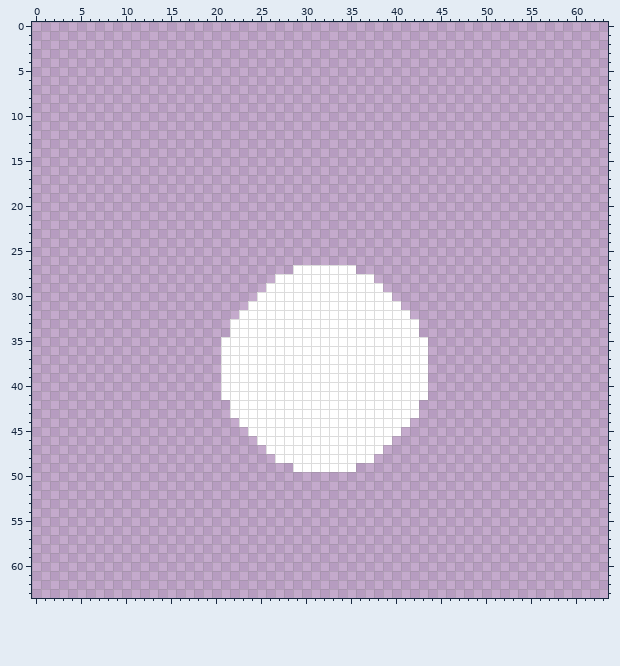
Pixel-art file: aseprite_source/tube.aseprite. The picture above was drawn from the file before the commit.
64x64 pixels, 1 frame.
New version:
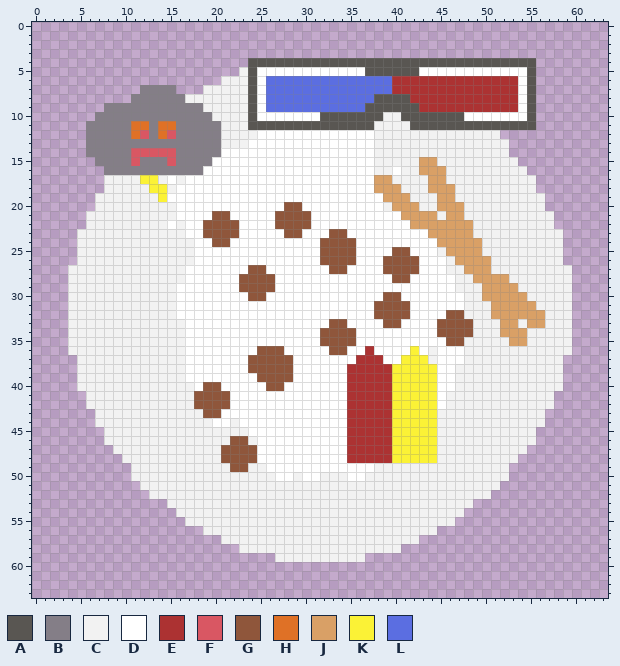
Palette (. is transparent): A #595652  B #847e87  C #f2f2f2  D #ffffff  E #ac3232  F #d95763  G #8f563b  H #df7126  J #d9a066  K #fbf236  L #5b6ee1
Commit message: add review score login. Have tubes react to shops that they pass
Difference:
layer "tube" now shown
layer "cat0" now shown
layer "cat1" now shown
layer "cat2" now shown
layer "dirt" now shown
layer "chopstick" now shown
layer "burger" now shown
layer "3D glasses" now shown
layer "anger" added
@@ x 0..63 @@
  3 ................................................................
- 4 ................................................................
- 5 ................................................................
- 6 ................................................................
- 7 ................................................................
- 8 ................................................................
- 9 ................................................................
-10 ................................................................
-11 ................................................................
-12 ................................................................
-13 ................................................................
-14 ................................................................
-15 ................................................................
-16 ................................................................
-17 ................................................................
-18 ................................................................
-19 ................................................................
-20 ................................................................
-21 ................................................................
-22 ................................................................
-23 ................................................................
-24 ................................................................
-25 ................................................................
-26 ................................................................
-27 .............................DDDDDDD............................
-28 ...........................DDDDDDDDDDD..........................
-29 ..........................DDDDDDDDDDDDD.........................
-30 .........................DDDDDDDDDDDDDDD........................
-31 ........................DDDDDDDDDDDDDDDDD.......................
-32 .......................DDDDDDDDDDDDDDDDDDD......................
-33 ......................DDDDDDDDDDDDDDDDDDDDD.....................
-34 ......................DDDDDDDDDDDDDDDDDDDDD.....................
-35 .....................DDDDDDDDDDDDDDDDDDDDDDD....................
-36 .....................DDDDDDDDDDDDDDDDDDDDDDD....................
-37 .....................DDDDDDDDDDDDDDDDDDDDDDD....................
-38 .....................DDDDDDDDDDDDDDDDDDDDDDD....................
-39 .....................DDDDDDDDDDDDDDDDDDDDDDD....................
-40 .....................DDDDDDDDDDDDDDDDDDDDDDD....................
-41 .....................DDDDDDDDDDDDDDDDDDDDDDD....................
-42 ......................DDDDDDDDDDDDDDDDDDDDD.....................
-43 ......................DDDDDDDDDDDDDDDDDDDDD.....................
-44 .......................DDDDDDDDDDDDDDDDDDD......................
-45 ........................DDDDDDDDDDDDDDDDD.......................
-46 .........................DDDDDDDDDDDDDDD........................
-47 ..........................DDDDDDDDDDDDD.........................
-48 ...........................DDDDDDDDDDD..........................
-49 .............................DDDDDDD............................
-50 ................................................................
-51 ................................................................
-52 ................................................................
-53 ................................................................
-54 ................................................................
-55 ................................................................
-56 ................................................................
-57 ................................................................
-58 ................................................................
-59 ................................................................
+ 4 ........................AAAAAAAAAAAAAAAAAAAAAAAAAAAAAAAA........
+ 5 .......................CADDDDDDDDDDDDAAAAAADDDDDDDDDDDDA........
+ 6 .....................CCCADLLLLLLLLLLLLLLEEEEEEEEEEEEEEDA........
+ 7 ............BBBB...CCCCCADLLLLLLLLLLLLLLEEEEEEEEEEEEEEDA........
+ 8 ...........BBBBBBCCCCCCCADLLLLLLLLLLLLAAAAEEEEEEEEEEEEDA........
+ 9 ........BBBBBBBBBBBCCCCCADLLLLLLLLLLLAAAAAAEEEEEEEEEEEDA........
+10 .......BBBBBBBBBBBBBCCCCADDDDDDDAAAAAAACCAAAAAAADDDDDDDA........
+11 ......BBBBBHHBHHBBBBBCCCAAAAAAAAAAAAAACCCCAAAAAAAAAAAAAA........
+12 ......BBBBBHFBHFBBBBBCCCCDDDDDDDDDDDDDCCCCCCCCCCCCCC............
+13 ......BBBBBBBBBBBBBBBCCCDDDDDDDDDDDDDDCCCCCCCCCCCCCCC...........
+14 ......BBBBBFFFFFBBBBBDDDDDDDDDDDDDDDDDCCCCCCCCCCCCCCC...........
+15 .......BBBBFBBBFBBBBDDDDDDDDDDDDDDDDDDCCCCCJJCCCCCCCCC..........
+16 ........BBBBBBBBBBBDDDDDDDDDDDDDDDDDDDCCDCCJJJCCCCCCCCC.........
+17 ........CCCCKKCDCDDDDDDDDDDDDDDDDDDDDDJJCCCCJJCCCCCCCCCC........
+18 ........CCCCCKKCDDDDDDDDDDDDDDDDDDDDDDJJJCCCJJJCCCCCCCCC........
+19 .......CCCCCCCKDDDDDDDDDDDDDDDDDDDDDDDDJJJCCCJJCCCCCCCCCC.......
+20 .......CCCCCCCCCDDDDDDDDDDDDGGDDDDDDDDDCJJJCCJJJCCCCCCCCC.......
+21 ......CCCCCCCCCCDDDDGGDDDDDGGGGDDDDDDDDDDJJJJCJJCCCCCCCCCC......
+22 ......CCCCCCCCCDCDDGGGGDDDDGGGGDDDDDDDDDDDJJJJJJJCCCCCCCCC......
+23 .....CCCCCCCCCCCCDDGGGGDDDDDGGDDDGGDDDDDDDDDJJJJJCCCCCCCCCC.....
+24 .....CCCCCCCCCCCCCDDGGDDDDDDDDDDGGGGDDDDDDDDDJJJJJCCCCCCCCC.....
+25 .....CCCCCCCCCCCCCDDDDDDDDDDDDDDGGGGDDDDGGDDDCJJJJCCCCCCCCC.....
+26 .....CCCCCCCCCCCCCDDDDDDDDDDDDDDGGGGDDDGGGGDDDCJJJJCCCCCCCC.....
+27 ....CCCCCCCCCCCCCDDDDDDDGGDDDDDDDGGDDDDGGGGDDDCCJJJCCCCCCCCC....
+28 ....CCCCCCCCCCCCCDDDDDDGGGGDDDDDDDDDDDDDGGDDDDDCCJJJJCCCCCCC....
+29 ....CCCCCCCCCCCCDDDDDDDGGGGDDDDDDDDDDDDDDDDDDDDCCCJJJJCCCCCC....
+30 ....CCCCCCCCCCCCDDDDDDDDGGDDDDDDDDDDDDDGGDDDDDDDCCJJJJJCCCCC....
+31 ....CCCCCCCCCCCCDDDDDDDDDDDDDDDDDDDDDDGGGGDDDDDDCCCJJJJJCCCC....
+32 ....CCCCCCCCCCCCDDDDDDDDDDDDDDDDDDDDDDGGGGDDDDGGCCCJJJJJJCCC....
+33 ....CCCCCCCCCCCCCDDDDDDDDDDDDDDDDGGDDDDGGDDDDGGGGCCCJJCJJCCC....
+34 ....CCCCCCCCCCCCCDDDDDDDDDDDDDDDGGGGDDDDDDDDDGGGGCCCJJJCCCCC....
+35 ....CCCCCCCCCCCCCDDDDDDDDDDDDDDDGGGGDDDDDDDDDDGGCCCCCJJCCCCC....
+36 ....CCCCCCCCCCCCCDDDDDDDDGGGDDDDDGGDDEDDDDKDCDDDCCCCCCCCCCCC....
+37 .....CCCCCCCCCCCCDDDDDDDGGGGGDDDDDDDEEEDDKKKCDDDCCCCCCCCCCC.....
+38 .....CCCCCCCCCCCCDDDDDDDGGGGGDDDDDDEEEEEKKKKKDDCCCCCCCCCCCC.....
+39 .....CCCCCCCCCCCCDDDDDDDDGGGGDDDDDDEEEEEKKKKKDDCCCCCCCCCCCC.....
+40 .....CCCCCCCCCCCCCDGGDDDDDGGDDDDDDDEEEEEKKKKKDDCCCCCCCCCCCC.....
+41 ......CCCCCCCCCCCCGGGGDDDDDDDDDDDDDEEEEEKKKKKDCCCCCCCCCCCC......
+42 ......CCCCCCCCCCCCGGGGDDDDDDDDDDDDDEEEEEKKKKKDCCCCCCCCCCCC......
+43 .......CCCCCCCCCCCCGGDDDDDDDDDDDDDDEEEEEKKKKKCCCCCCCCCCCC.......
+44 .......CCCCCCCCCCCCCDDCDDDDDDDDDDDDEEEEEKKKKKCCCCCCCCCCCC.......
+45 ........CCCCCCCCCCCCCCCCDDDDDDDDDDDEEEEEKKKKKCCCCCCCCCCC........
+46 ........CCCCCCCCCCCCCCGGCDDDDDDDDDDEEEEEKKKKKCCCCCCCCCCC........
+47 .........CCCCCCCCCCCCGGGGDDDDDDDDDDEEEEEKKKKKCCCCCCCCCC.........
+48 ..........CCCCCCCCCCCGGGGDDDDDDDDDDEEEEEKKKKKCCCCCCCCC..........
+49 ...........CCCCCCCCCCCGGCCDDDDDDDDDDDDCCCCCCCCCCCCCCC...........
+50 ...........CCCCCCCCCCCCCCCCDDCDDCCCDDCCCCCCCCCCCCCCCC...........
+51 ............CCCCCCCCCCCCCCCCCCCCCCCCCCCCCCCCCCCCCCCC............
+52 .............CCCCCCCCCCCCCCCCCCCCCCCCCCCCCCCCCCCCCC.............
+53 ...............CCCCCCCCCCCCCCCCCCCCCCCCCCCCCCCCCC...............
+54 ................CCCCCCCCCCCCCCCCCCCCCCCCCCCCCCCC................
+55 .................CCCCCCCCCCCCCCCCCCCCCCCCCCCCCC.................
+56 ...................CCCCCCCCCCCCCCCCCCCCCCCCCC...................
+57 .....................CCCCCCCCCCCCCCCCCCCCCC.....................
+58 .......................CCCCCCCCCCCCCCCCCC.......................
+59 ...........................CCCCCCCCCC...........................
 60 ................................................................
